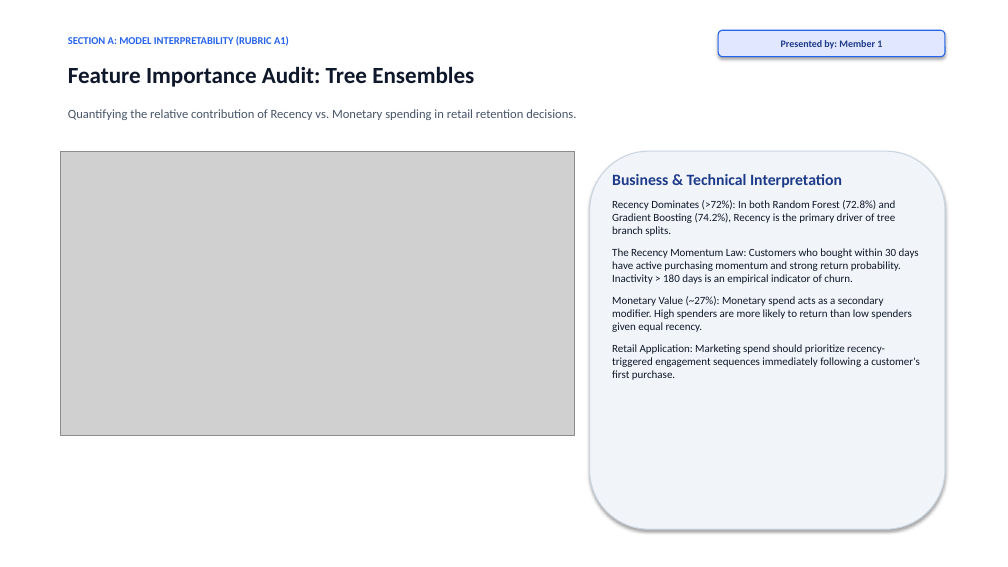
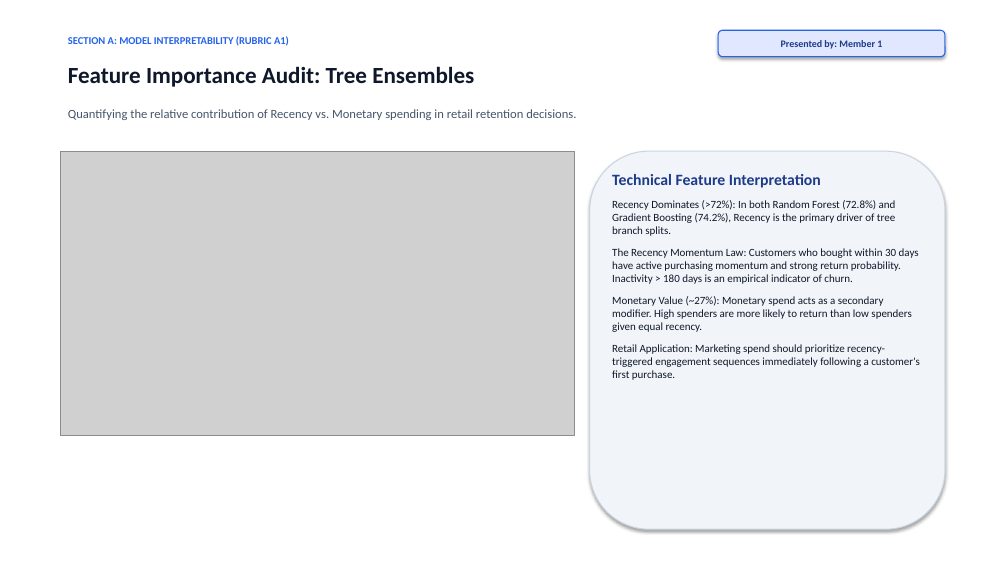
Before and after one commit to shiv095/ML_Capstone, a slide deck: slide 7 of Review_2_Presentation_Team.pptx. Drawn at 1008x567 pixels with LibreOffice and Linux fonts; fonts in the diff are those of the drawing; grey boxes stand for pictures. Boxes give left, top, right and bottom in pixels: in the first picture for what was removed or moved away, otherwise in the second. Text is boxed around its words. In the diff, an @@ line names an element or a change of style, - is before the commit and + after.

```diff
--- a/Review_2_Presentation_Team.pptx
+++ b/Review_2_Presentation_Team.pptx
@@ text at (612,174,821,188): text changed @@
-Business & Technical Interpretation
+Technical Feature Interpretation
```
Also in this commit, not shown: 7 other slides changed, 3 slides removed.
